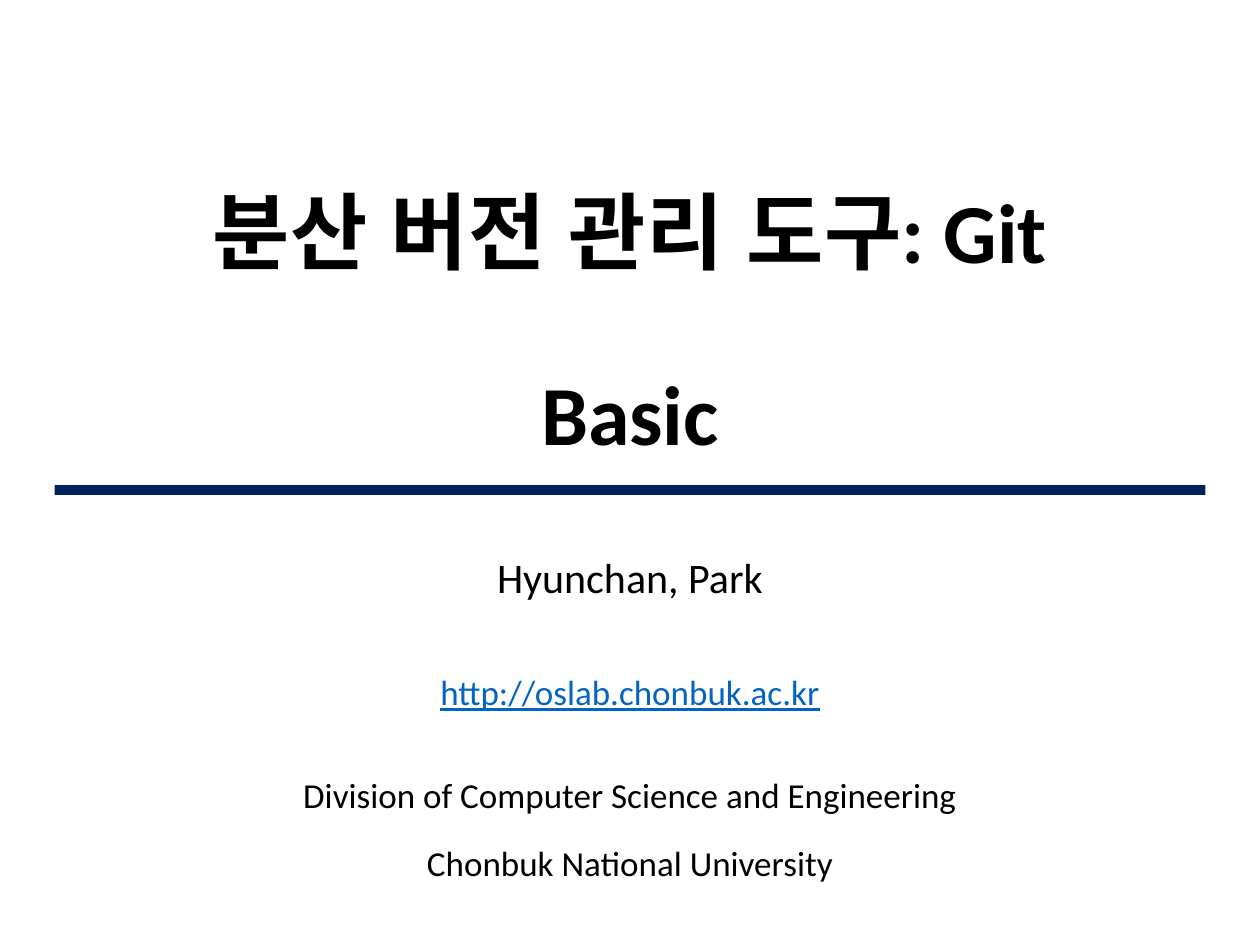
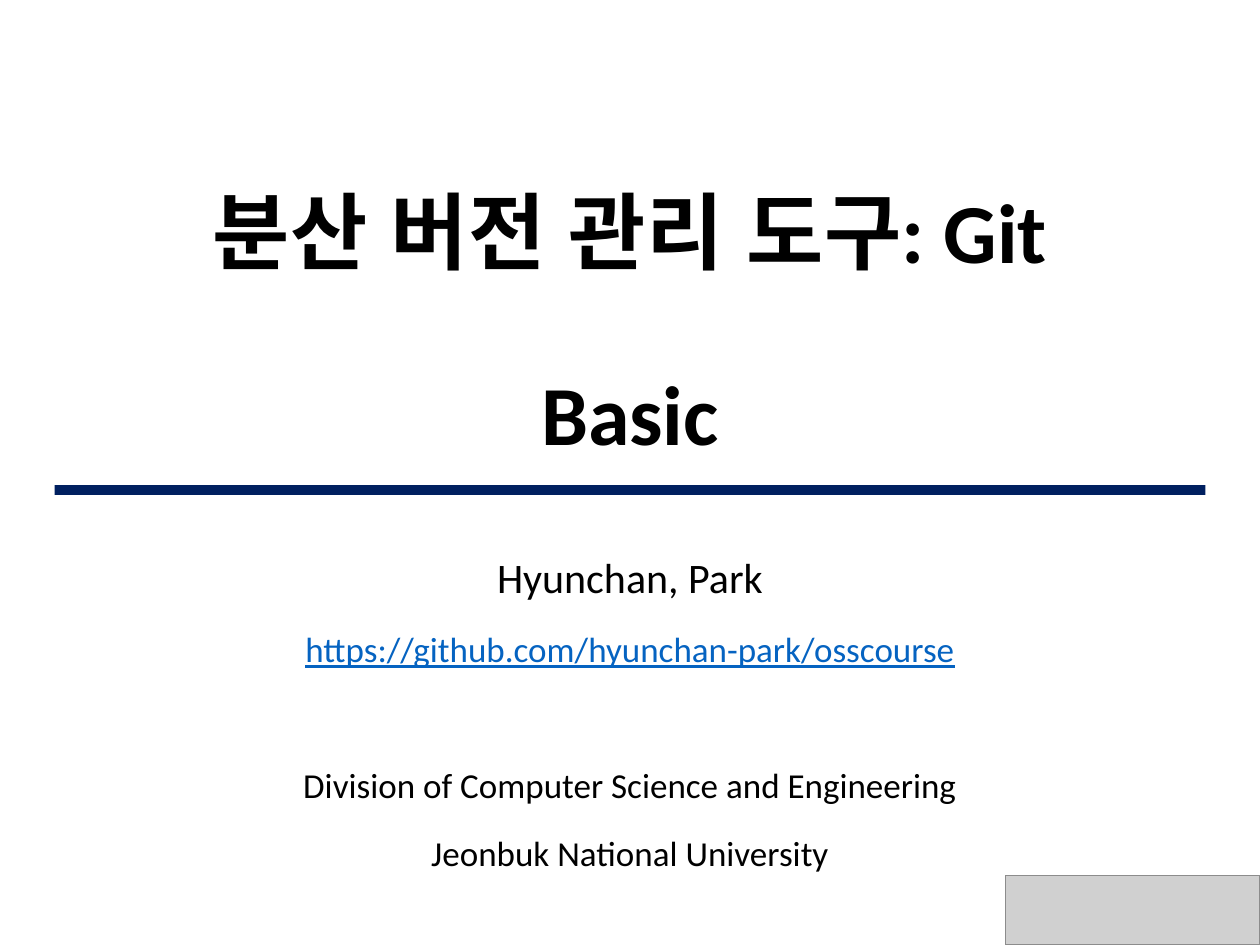
Before and after one commit to JBNU-JEduTools/osscourse, a slide deck: slide 1 of Slides 2020/5. Git 초급.pptx. Drawn at 1260x945 pixels with LibreOffice and Linux fonts; fonts in the diff are those of the drawing; grey boxes stand for pictures. Boxes give left, top, right and bottom in pixels: in the first picture for what was removed or moved away, otherwise in the second. Text is boxed around its words. In the diff, an @@ line names an element or a change of style, - is before the commit and + after.

```diff
--- a/Slides 2020/5. Git 초급.pptx
+++ b/Slides 2020/5. Git 초급.pptx
@@ subtitle at box(305, 637, 954, 668): text changed @@
-http://oslab.chonbuk.ac.kr
+https://github.com/hyunchan-park/osscourse
@@ subtitle at box(431, 841, 829, 872): text changed @@
-Chonbuk National University
+Jeonbuk National University
@@ picture added at box(1005, 876, 1260, 945) @@
```
Also in this commit, not shown: 13 other slides changed, 4 other files.
